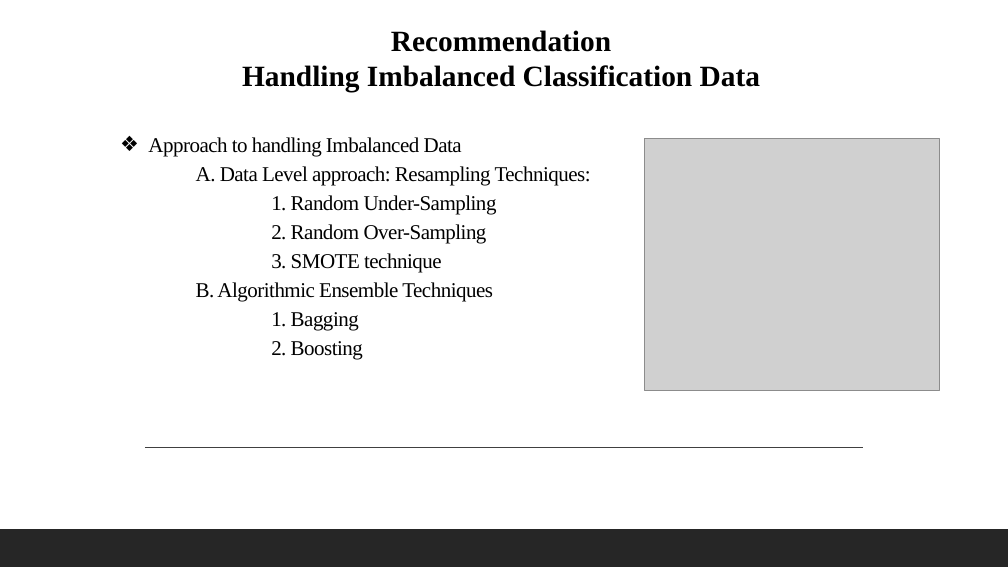
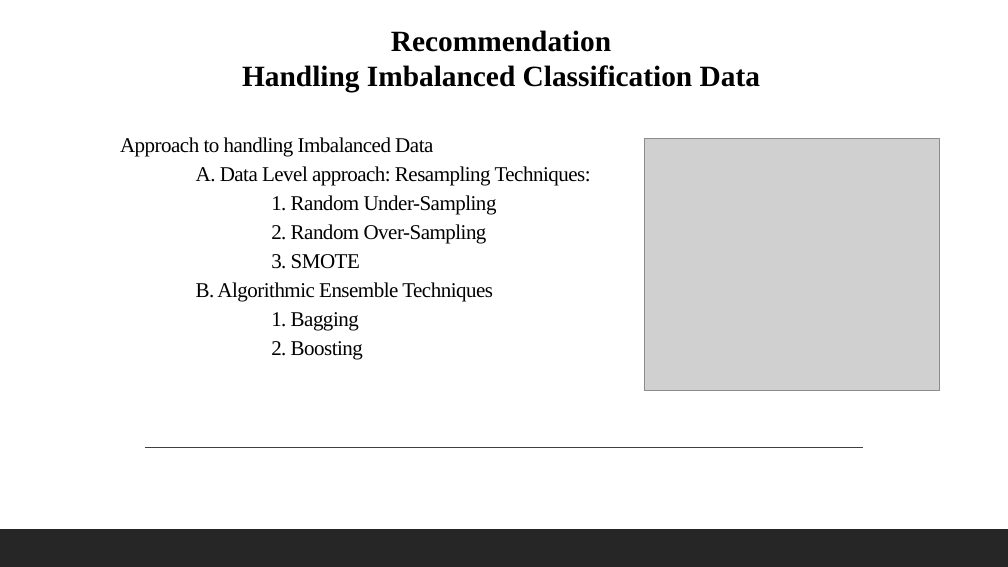
Before and after one commit to AnushaManjunath42/QL_Case_Study, a slide deck: slide 16 of DSA_CaseStudy_Anusha.pptx. Drawn at 1008x567 pixels with LibreOffice and Linux fonts; fonts in the diff are those of the drawing; grey boxes stand for pictures. Boxes give left, top, right and bottom in pixels: in the first picture for what was removed or moved away, otherwise in the second. Text is boxed around its words. In the diff, an @@ line names an element or a change of style, - is before the commit and + after.

```diff
--- a/DSA_CaseStudy_Anusha.pptx
+++ b/DSA_CaseStudy_Anusha.pptx
@@ text at (120, 137, 433, 157): bullet ❖ to none @@
@@ text at (271, 254, 360, 269): text changed @@
-    3. SMOTE technique
+    3. SMOTE
```
Also in this commit, not shown: 11 other slides changed, 1 slide added, 1 slide removed.
